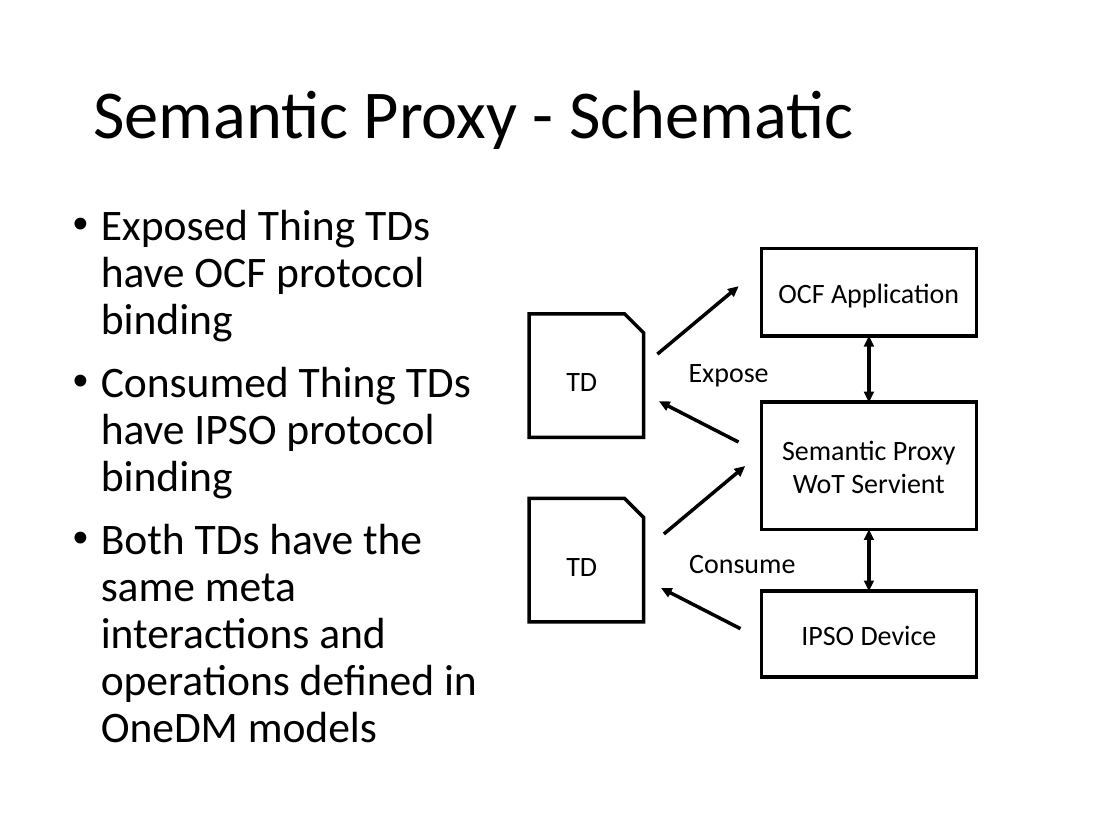
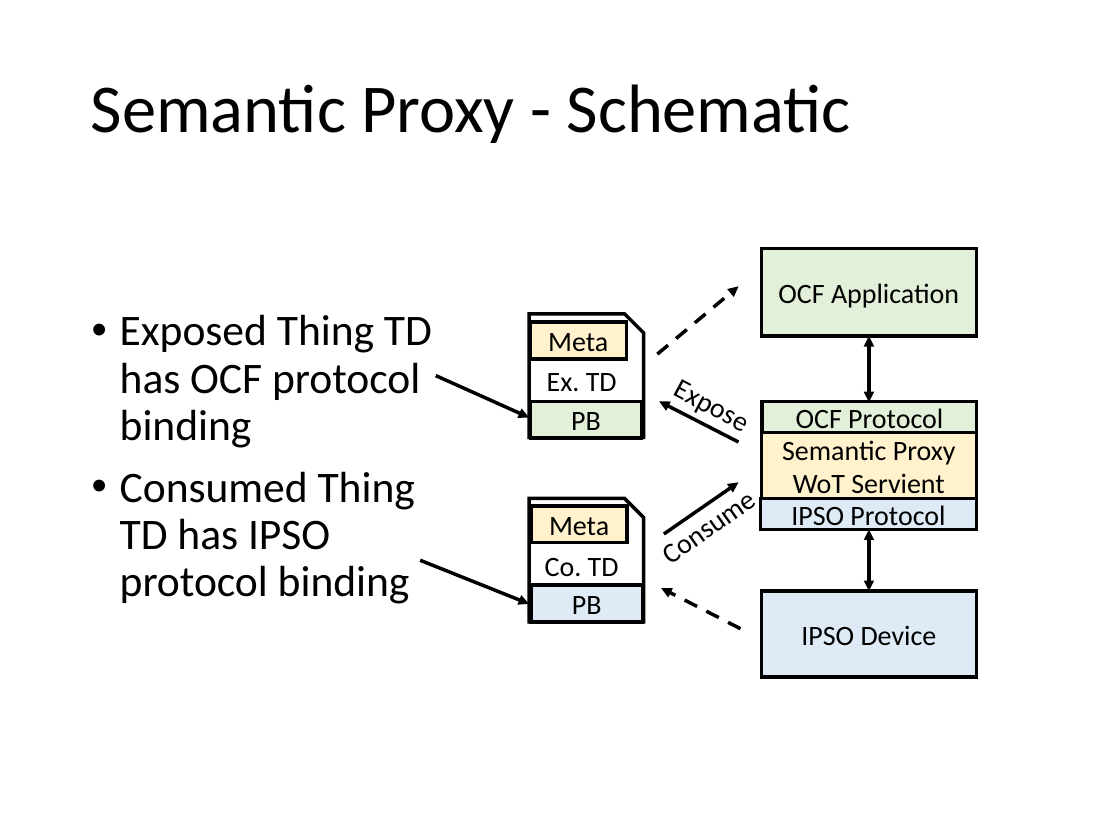
Before and after one commit to t2trg/wishi, a slide deck: slide 7 of slides/ietf106/SemanticProxy.pptx (slide 6 before the commit). Drawn at 1120x840 pixels with LibreOffice and Linux fonts; fonts in the diff are those of the drawing. Boxes give left, top, right and bottom in pixels: in the first picture for what was removed or moved away, otherwise in the second. Text is boxed around its words. In the diff, an @@ line names an element or a change of style, - is before the commit and + after.

Commit message:
Update SemanticProxy.pptx
Add some more detail and corrections

```diff
--- a/slides/ietf106/SemanticProxy.pptx
+++ b/slides/ietf106/SemanticProxy.pptx
@@ title "Semantic Proxy - Schematic": place and size @@
-title "Semantic Proxy - Schematic" at (93, 90, 853, 149)
+title "Semantic Proxy - Schematic" at (91, 84, 851, 143)
@@ rectangle "OCF Application" at (762, 249, 977, 336): fill none to #E2F0D9 @@
@@ arrow (657, 354) - (738, 287): stroke #000000 2.25 pt to #000000 2.25 pt dashed @@
@@ text at (120, 314, 432, 604): text changed @@
-• Exposed Thing TDs have OCF protocol binding
-• Consumed Thing TDs have IPSO protocol binding
-• Both TDs have the same meta interactions and operations defined in OneDM models
+• Exposed Thing TD has OCF protocol binding
+• Consumed Thing TD has IPSO protocol binding
@@ rectangle added at (530, 323, 626, 360), fill #FFF2CC, outline #000000 2.25 pt, 18 pt, text #000000 @@
+Meta
@@ arrow added from (436, 375) to (529, 418), #000000 2.25 pt @@
@@ text in snip rect at (547, 373, 617, 391): text changed @@
-TD
+Ex. TD
@@ text "Expose": place and size @@
-text "Expose" at (689, 364, 769, 387)
+text "Expose" at (656, 360, 768, 448)
@@ text "Expose" at (656, 360, 768, 448): rotation 0 to 28 degrees @@
@@ rectangle added at (530, 401, 642, 438), fill #E2F0D9, outline #000000 2.25 pt, 18 pt, text #000000 @@
+PB
@@ rectangle "Semantic Proxy" at (762, 402, 977, 530): fill none to #FFF2CC @@
@@ rectangle added at (763, 401, 977, 432), fill #E2F0D9, outline #000000 2.25 pt, 18 pt, text #000000 @@
+OCF Protocol
@@ text "Consume": place and size @@
-text "Consume" at (689, 555, 795, 574)
+text "Consume" at (642, 469, 774, 581)
@@ text "Consume" at (642, 469, 774, 581): rotation 0 to 324 degrees @@
@@ rectangle added at (531, 506, 627, 543), fill #FFF2CC, outline #000000 2.25 pt, 18 pt, text #000000 @@
+Meta
@@ arrow moved from (664, 534) - (745, 466) to (664, 534) - (738, 483) @@
@@ rectangle added at (760, 498, 977, 530), fill #DEEBF7, outline #000000 2.25 pt, 18 pt, text #000000 @@
+IPSO Protocol
@@ arrow added from (420, 560) to (529, 604), #000000 2.25 pt @@
@@ text in snip rect at (545, 558, 619, 576): text changed @@
-TD
+Co. TD
@@ rectangle added at (531, 586, 643, 623), fill #DEEBF7, outline #000000 2.25 pt, 18 pt, text #000000 @@
+PB
@@ arrow (740, 628) - (661, 588): stroke #000000 2.25 pt to #000000 2.25 pt dashed @@
@@ rectangle "IPSO Device" at (762, 591, 977, 678): fill none to #DEEBF7 @@
```
Also in this commit, not shown: 9 other slides changed, 2 slides added.
